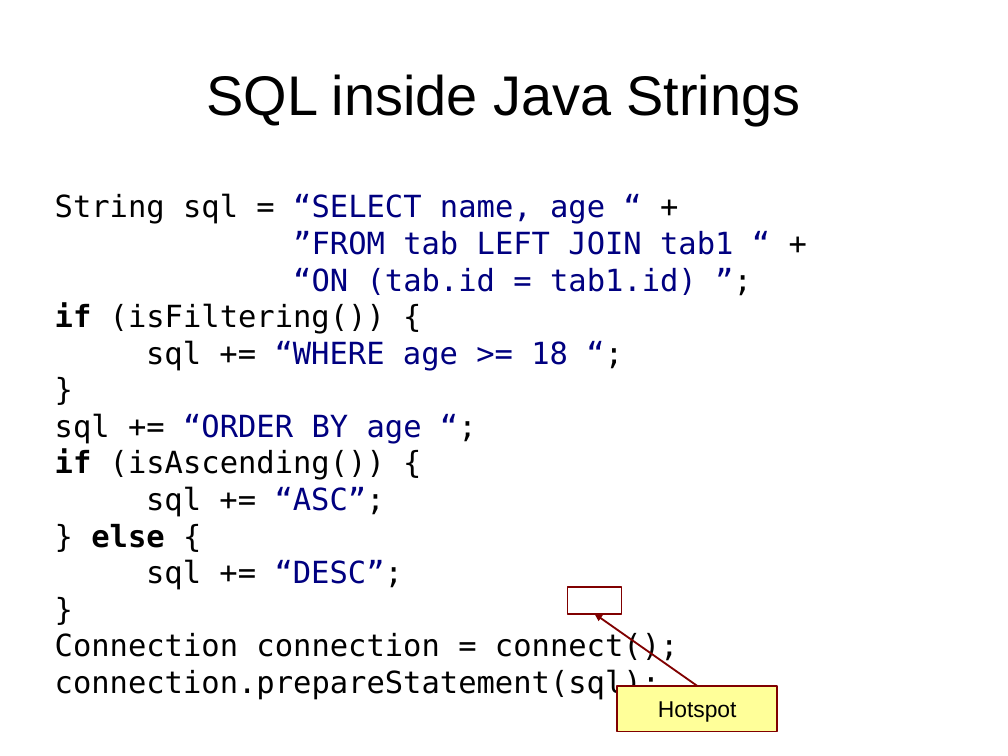
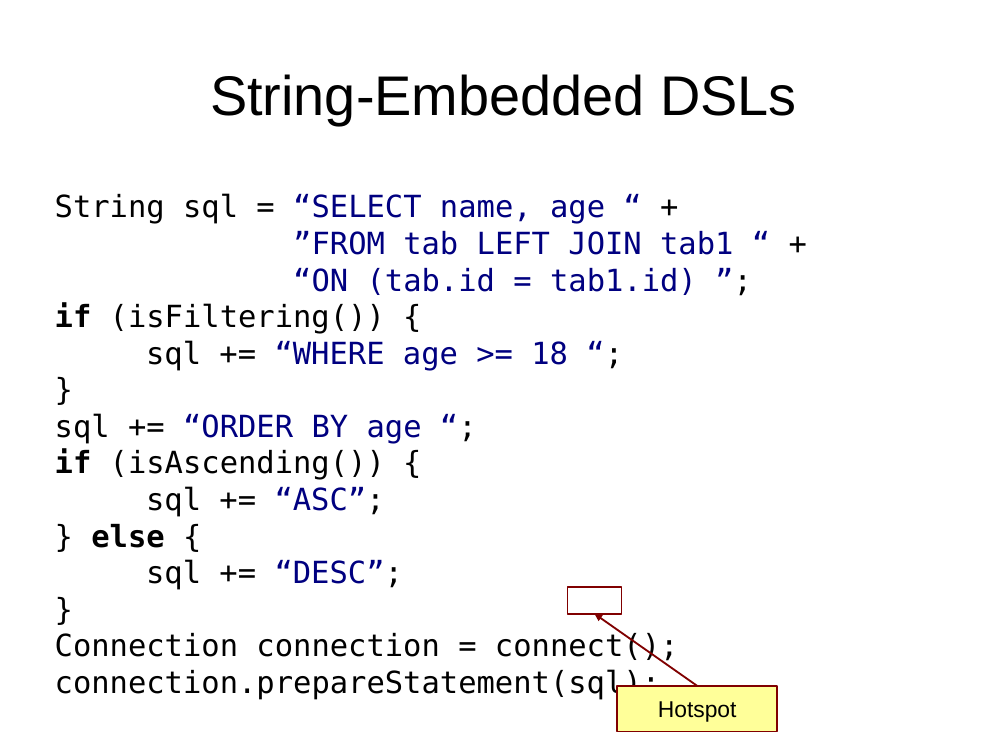
Before and after one commit to abreslav-from-google-code/abreslav, a slide deck: slide 2 of work/PL_Seminar/breslav_abstract_parsing.odp. Drawn at 1008x756 pixels with LibreOffice and Linux fonts; fonts in the diff are those of the drawing. Boxes give left, top, right and bottom in pixels: in the first picture for what was removed or moved away, otherwise in the second. Text is boxed around its words. In the diff, an @@ line names an element or a change of style, - is before the commit and + after.

```diff
--- a/work/PL_Seminar/breslav_abstract_parsing.odp
+++ b/work/PL_Seminar/breslav_abstract_parsing.odp
@@ title at box(210, 74, 797, 125): text changed @@
-SQL inside Java Strings
+String-Embedded DSLs
```
Also in this commit, not shown: 13 other slides changed, 14 slides added, 2 slides removed.
